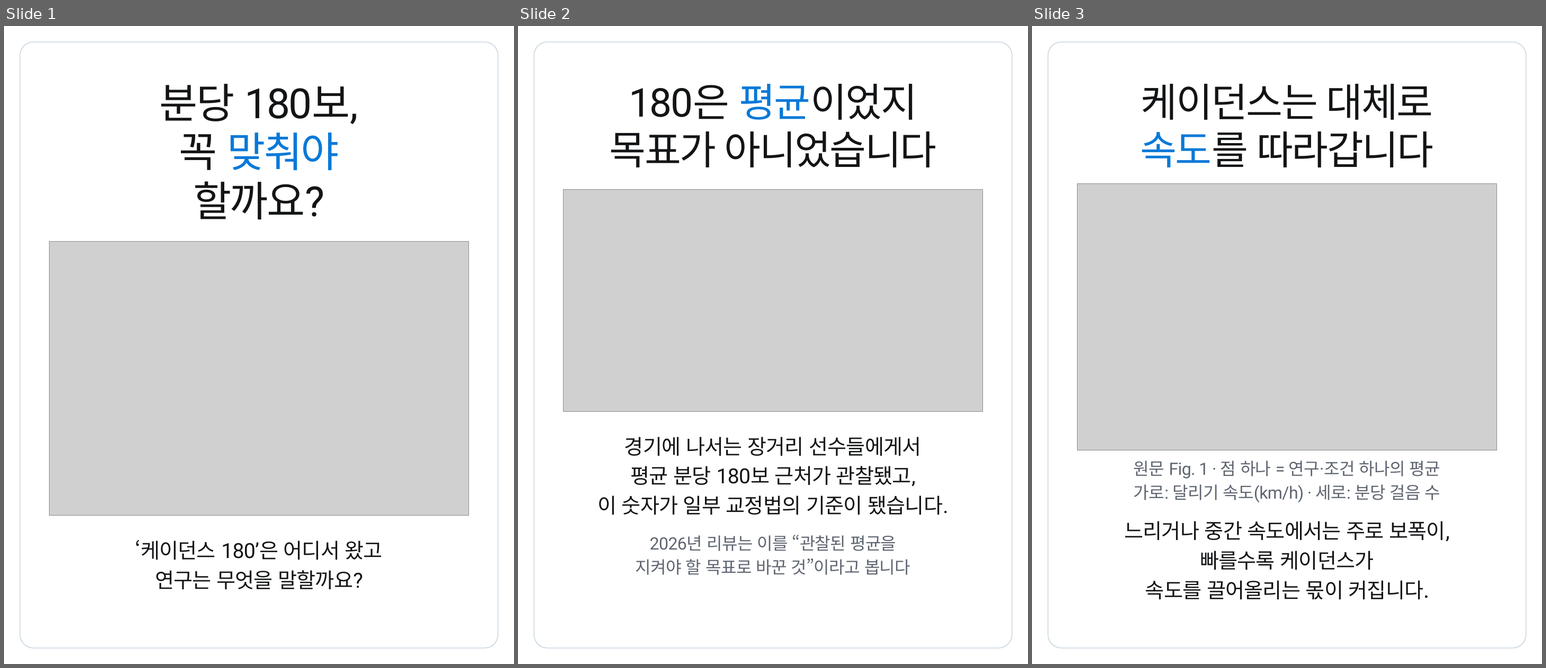
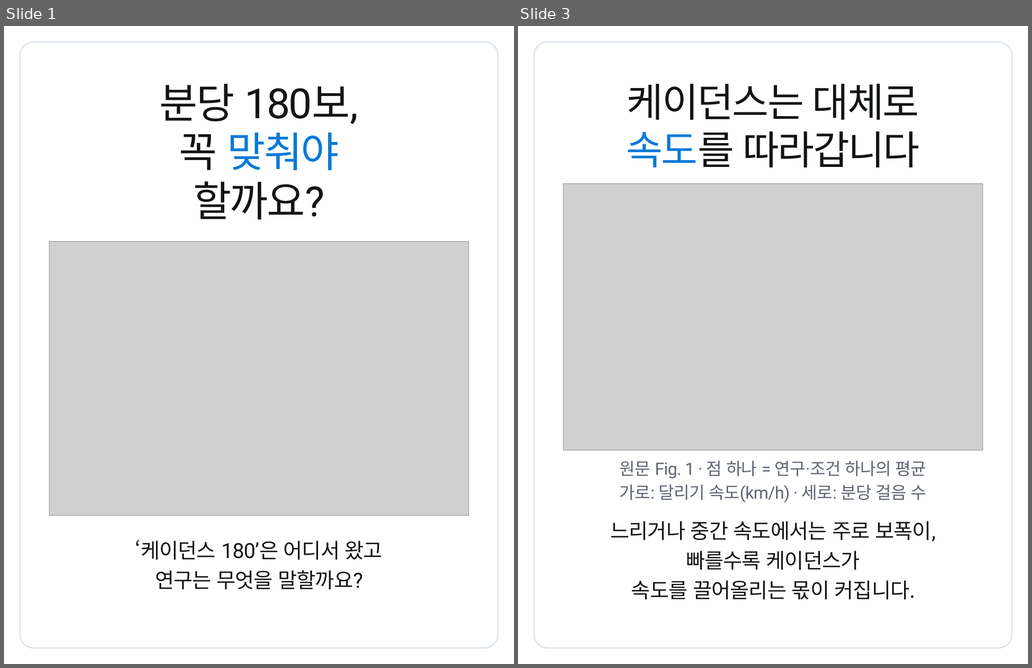
Before and after one commit to js920915-cyber/New-box, a slide deck: content/cadence-180-rule/adobe-express/cadence-180-rule-express.pptx. Shown side by side, each under a label of ours: slides 1, 2 and 3 before the commit, slides 1 and 3 after it; the slides between them are not shown. The pictures are 1546x668 and 1032x668 pixels, drawn with LibreOffice and Linux fonts; fonts in the diff are those of the drawing; grey boxes stand for pictures. Boxes give left, top, right and bottom in pixels: in the first picture for what was removed or moved away, otherwise in the second. Text is boxed around its words. In the diff, an @@ line names an element or a change of style, - is before the commit and + after.

```diff
--- a/content/cadence-180-rule/adobe-express/cadence-180-rule-express.pptx
+++ b/content/cadence-180-rule/adobe-express/cadence-180-rule-express.pptx
@@ slide 2 removed at <box>518,26,1028,664</box>, background #FFFFFF @@
@@ rounded rectangle removed at <box>534,42,1012,648</box> @@
@@ text removed at <box>629,84,918,120</box> @@
-180은 평균이었지
@@ text removed at <box>610,131,937,168</box> @@
-목표가 아니었습니다
@@ picture removed at <box>564,189,983,412</box> @@
@@ text removed at <box>625,437,922,456</box> @@
-경기에 나서는 장거리 선수들에게서
@@ text removed at <box>630,466,916,487</box> @@
-평균 분당 180보 근처가 관찰됐고,
@@ text removed at <box>598,496,949,515</box> @@
-이 숫자가 일부 교정법의 기준이 됐습니다.
@@ text removed at <box>650,535,896,551</box> @@
-2026년 리뷰는 이를 “관찰된 평균을
@@ text removed at <box>636,559,911,575</box> @@
-지켜야 할 목표로 바꾼 것”이라고 봅니다
```
Also in this commit, not shown: 1 slide added, 17 other files.
